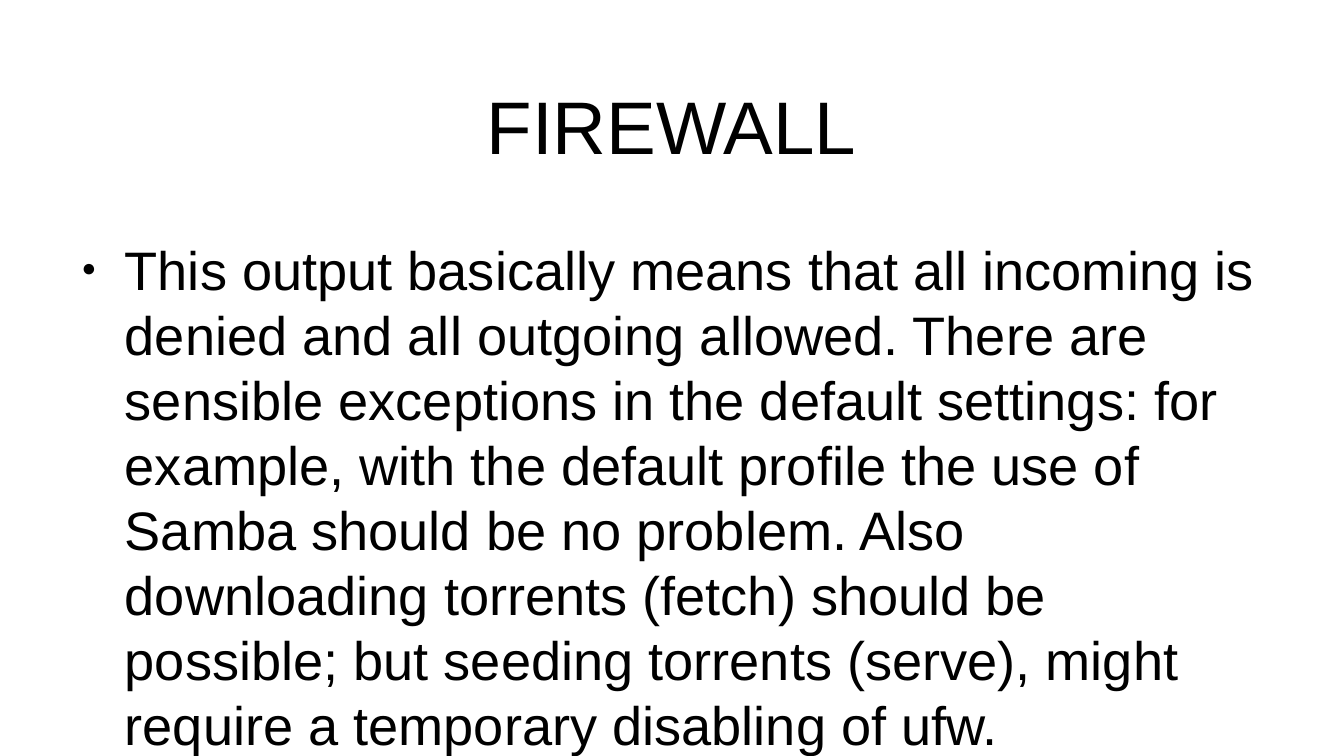
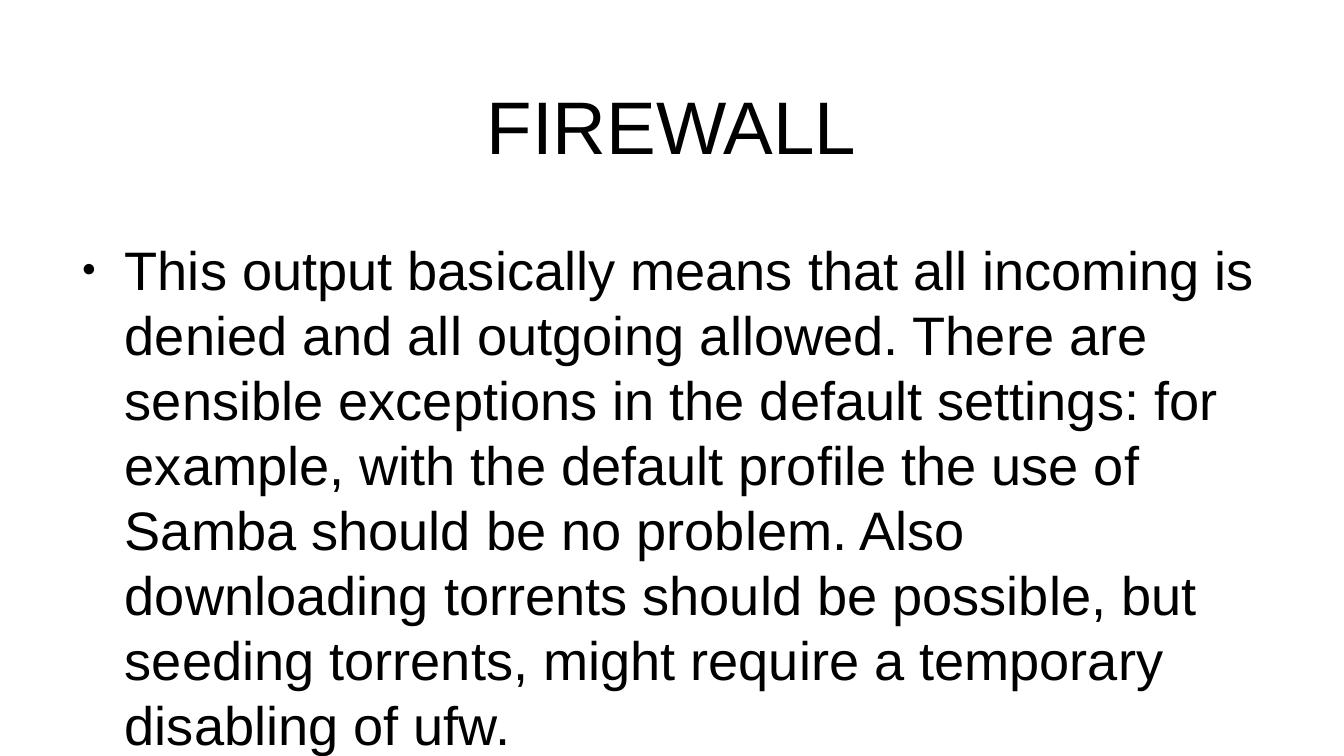
Before and after one commit to CochiseLinuxUsersGroup/Presentations, a slide deck: slide 13 of Security Considerations Encore.odp (slide 12 before the commit). Drawn at 1344x756 pixels with LibreOffice and Linux fonts; fonts in the diff are those of the drawing. Boxes give left, top, right and bottom in pixels: in the first picture for what was removed or moved away, otherwise in the second. Text is boxed around its words. In the diff, an @@ line names an element or a change of style, - is before the commit and + after.

```diff
--- a/Security Considerations Encore.odp
+++ b/Security Considerations Encore.odp
@@ text at [125,250,1253,754]: text changed @@
-● This output basically means that all incoming is denied and all outgoing allowed. There are sensible exceptions in the default settings: for example, with the default profile the use of Samba should be no problem. Also downloading torrents (fetch) should be possible; but seeding torrents (serve), might require a temporary disabling of ufw.
+● This output basically means that all incoming is denied and all outgoing allowed. There are sensible exceptions in the default settings: for example, with the default profile the use of Samba should be no problem. Also downloading torrents should be possible, but seeding torrents, might require a temporary disabling of ufw.
```
Also in this commit, not shown: 7 other slides changed, 13 slides added, 6 slides removed.
